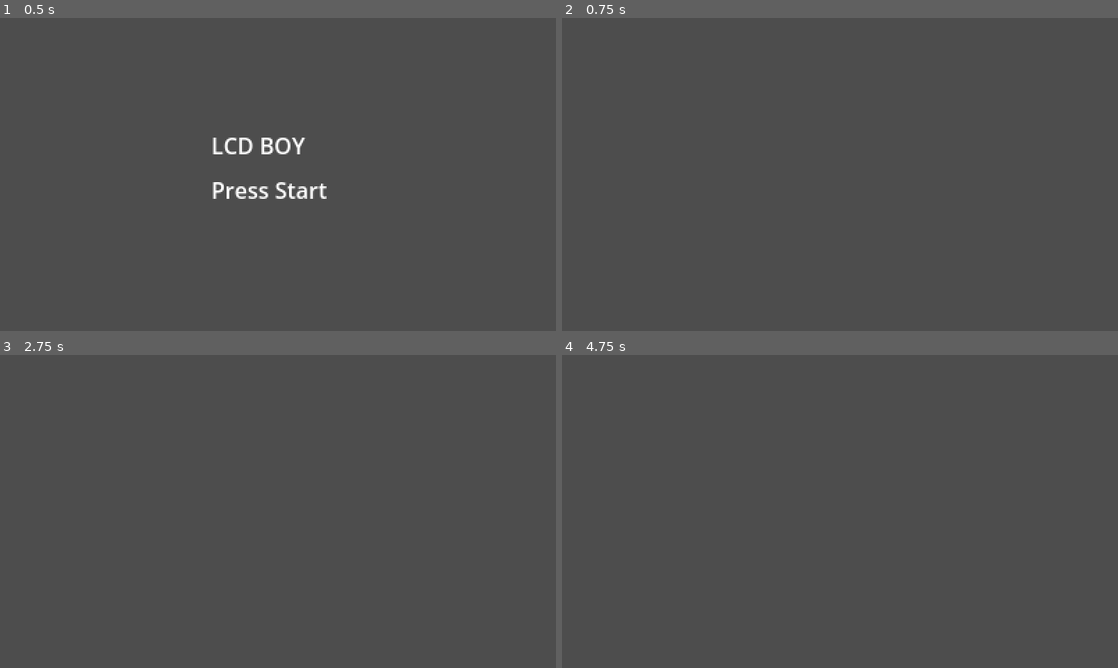
Above: before the commit, frames 1-4 (two rows, left to right).
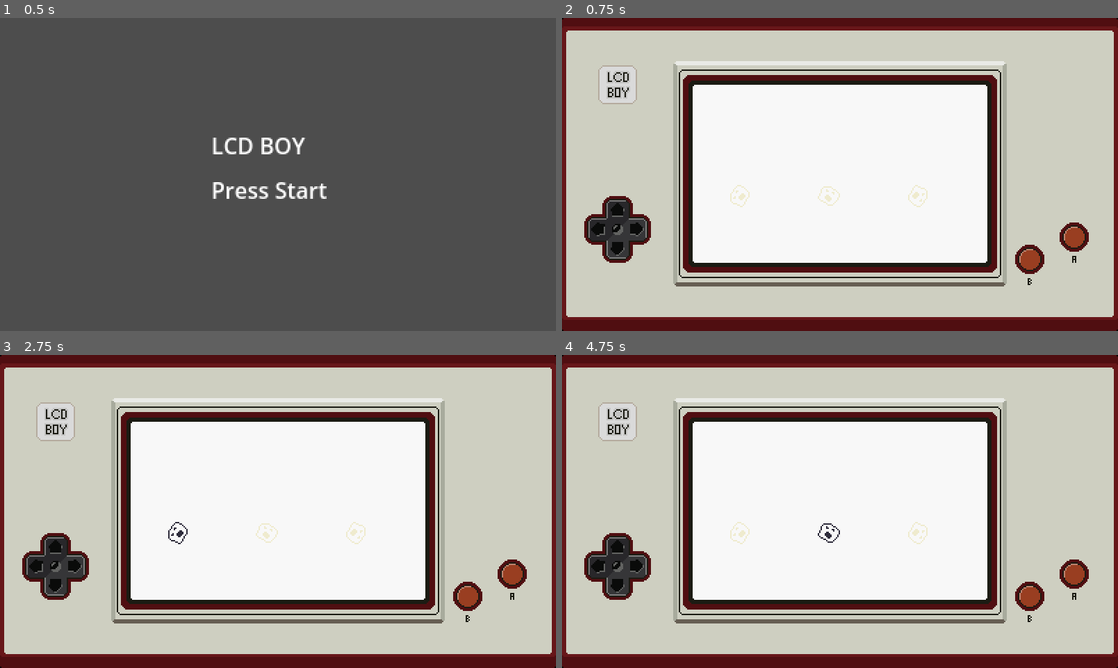
Above: after the commit, the same moments.

Repository: zapturk/PCGJ2025
Game: Godot game, scene res://Scenes/title.tscn
The game is run twice, just before and just after one commit, with the same random seed, the same clock (stepped at 60 frames per second) and the same inputs.
Inputs (mouse positions are in pixels of both pictures, inside the frame that each line leads up to):
- Up to frame 1 (0.5 s): no input
- Up to frame 2 (0.75 s): tap Enter (ui_accept) at 0.5 s; move the mouse to (962, 158) at 0.52 s; hold Up (ui_up) from 0.53 s (still down); hold Enter (ui_accept) from 0.53 s (still down); click (962, 158) at 0.67 s
- Up to frame 3 (2.75 s): release Up (ui_up) at 1.25 s; release Enter (ui_accept) at 1.25 s; drag from (166, 527) to (250, 574) at 1.27 s; tap Enter (ui_accept) at 2 s; move the mouse to (333, 442) at 2.02 s; hold Up (ui_up) from 2.03 s (still down); hold Enter (ui_accept) from 2.03 s (still down); tap U at 2.1 s
- Up to frame 4 (4.75 s): release Up (ui_up) at 2.75 s; release Enter (ui_accept) at 2.75 s; drag from (812, 574) to (673, 464) at 2.77 s; tap Enter (ui_accept) at 3.5 s; move the mouse to (1006, 558) at 3.52 s; hold Down (ui_down) 3.53-4.25 s; hold Enter (ui_accept) 3.53-4.25 s; tap Tab at 3.6 s; drag from (673, 464) to (756, 433) at 4.27 s

Frame 1 is identical in both runs. In frame 2, 100% of the frame differs, in the area x 0-100%, y 0-100%; in frame 3, 100%; in frame 4, 100%.

Commit message:
make a new background

Diff:
--- /dev/null
+++ b/lcdboy/Scenes/astroid.tscn
@@ -0,0 +1,38 @@
+[gd_scene load_steps=6 format=3 uid="uid://comqt0fc7caoj"]
+
+[ext_resource type="Texture2D" uid="uid://bnk680agufnld" path="res://Images/astroid.png" id="1_nni62"]
+[ext_resource type="Script" uid="uid://cynicgma3dmyk" path="res://Scripts/astroid.gd" id="1_ra0cc"]
+
+[sub_resource type="AtlasTexture" id="AtlasTexture_ra0cc"]
+atlas = ExtResource("1_nni62")
+region = Rect2(0, 0, 16, 16)
+
+[sub_resource type="AtlasTexture" id="AtlasTexture_88fj7"]
+atlas = ExtResource("1_nni62")
+region = Rect2(16, 0, 16, 16)
+
+[sub_resource type="SpriteFrames" id="SpriteFrames_kfoud"]
+animations = [{
+"frames": [{
+"duration": 1.0,
+"texture": SubResource("AtlasTexture_ra0cc")
+}],
+"loop": true,
+"name": &"off",
+"speed": 5.0
+}, {
+"frames": [{
+"duration": 1.0,
+"texture": SubResource("AtlasTexture_88fj7")
+}],
+"loop": true,
+"name": &"on",
+"speed": 5.0
+}]
+
+[node name="Astroid" type="Node2D"]
+script = ExtResource("1_ra0cc")
+
+[node name="AnimatedSprite2D" type="AnimatedSprite2D" parent="."]
+sprite_frames = SubResource("SpriteFrames_kfoud")
+animation = &"on"
--- a/lcdboy/Scenes/debug.tscn
+++ b/lcdboy/Scenes/debug.tscn
@@ -1,3 +1,24 @@
-[gd_scene format=3 uid="uid://di1764mxkhlti"]
+[gd_scene load_steps=4 format=3 uid="uid://di1764mxkhlti"]
+
+[ext_resource type="Texture2D" uid="uid://dhg6e85wb1g04" path="res://Images/LCDBoy.png" id="1_5k3ys"]
+[ext_resource type="PackedScene" uid="uid://c8hik5csgggg0" path="res://Scenes/astroid_holder.tscn" id="1_raf04"]
+[ext_resource type="PackedScene" uid="uid://comqt0fc7caoj" path="res://Scenes/astroid.tscn" id="2_axs6p"]
 
 [node name="debug" type="Node2D"]
+
+[node name="Sprite2D" type="Sprite2D" parent="."]
+position = Vector2(200, 112.5)
+texture = ExtResource("1_5k3ys")
+
+[node name="AstroidHolder" parent="." instance=ExtResource("1_raf04")]
+
+[node name="Astroid" parent="AstroidHolder" instance=ExtResource("2_axs6p")]
+position = Vector2(128, 128)
+
+[node name="Astroid2" parent="AstroidHolder" instance=ExtResource("2_axs6p")]
+position = Vector2(192, 128)
+rotation = 1.5708
+
+[node name="Astroid3" parent="AstroidHolder" instance=ExtResource("2_axs6p")]
+position = Vector2(256, 128)
+rotation = 3.14159
--- /dev/null
+++ b/lcdboy/Scripts/astroid.gd
@@ -0,0 +1,11 @@
+extends Node2D
+
+
+func _ready() -> void:
+	$AnimatedSprite2D.play("off")
+
+func turnOff() -> void:
+	$AnimatedSprite2D.play("off")
+
+func turnOn() -> void:
+	$AnimatedSprite2D.play("on")
--- a/lcdboy/Scripts/astroid_holder.gd
+++ b/lcdboy/Scripts/astroid_holder.gd
@@ -10,6 +10,19 @@
 
 
 func _on_timer_timeout() -> void:
+	if currentSpot == 0:
+		currentSpot += 1
+		astroids[currentSpot].turnOn()
+		$Timer.start()
+		return
+
+	astroids[currentSpot].turnOff()
+
+	if currentSpot == get_child_count() -1:
+		currentSpot = 0
+	else:
+		currentSpot += 1
+		astroids[currentSpot].turnOn()
 
 
-	astroids[currentSpot].on = true
+	$Timer.start()
--- a/lcdboy/project.godot
+++ b/lcdboy/project.godot
@@ -25,4 +25,8 @@
 
 [editor_plugins]
 
-enabled=PackedStringArray("res://addons/ninetailsrabbit.indie_blueprint_camera_transitioner/plugin.cfg", "res://addons/script-ide/plugin.cfg")
+enabled=PackedStringArray("res://addons/script-ide/plugin.cfg")
+
+[rendering]
+
+textures/canvas_textures/default_texture_filter=0
Binary file added: lcdboy/Images/LCDBoy.aseprite
Binary file added: lcdboy/Images/LCDBoy.png
Not shown, added: lcdboy/Images/LCDBoy.png.import
Binary file added: lcdboy/Images/astroid.png
Not shown, added: lcdboy/Images/astroid.png.import
Not shown, added: lcdboy/Scripts/astroid.gd.uid
Not shown, changed: .gitignore
